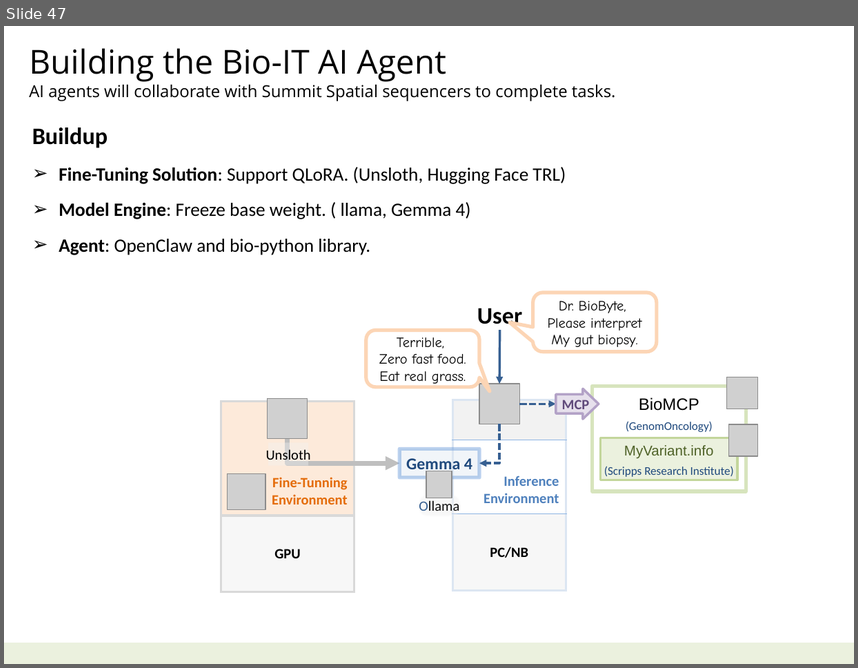
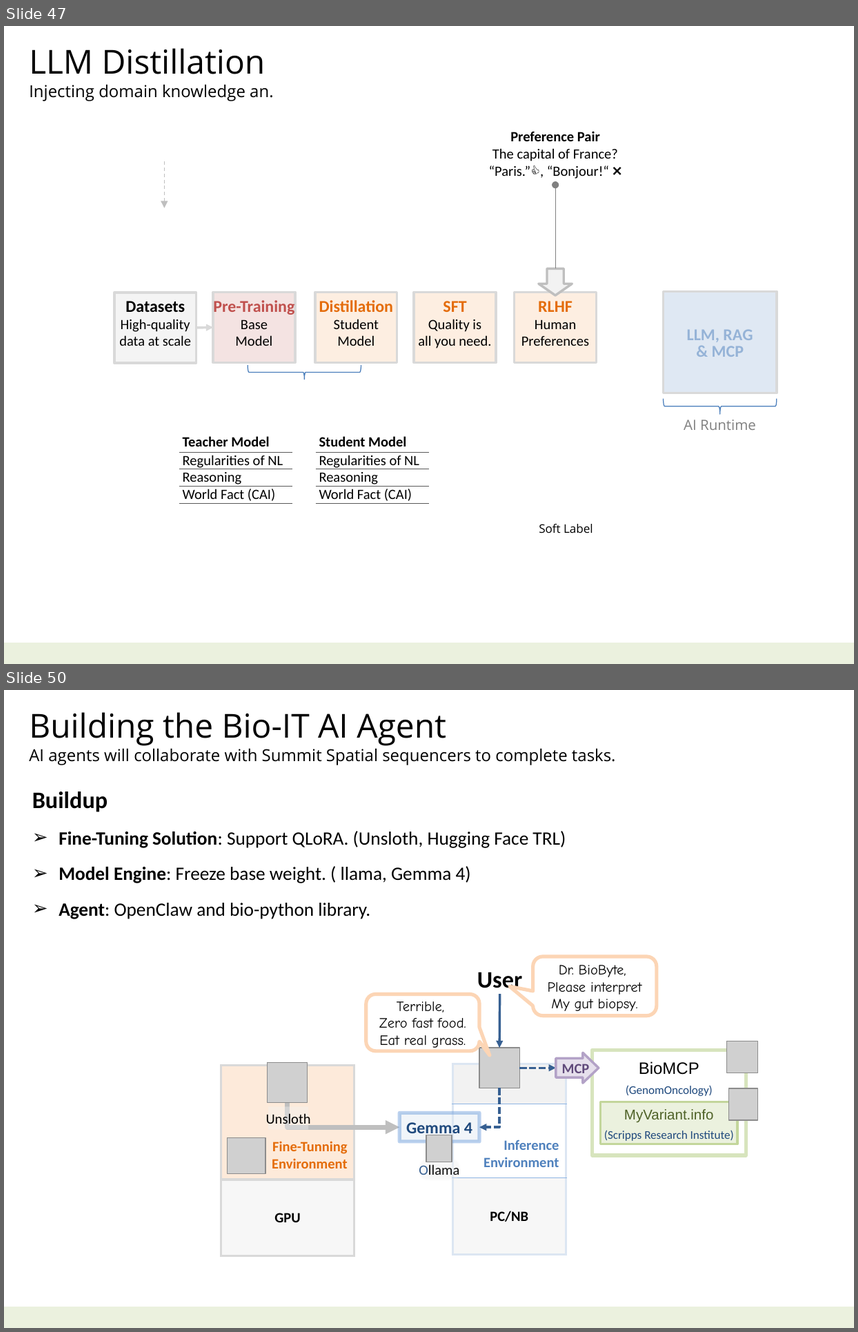
Before and after one commit to navibator/crazy-ai, a slide deck: ai.pptx. Shown one above the other, each under a label of ours: slide 47 before the commit, slides 47 and 50 after it; the slides between them are not shown. The pictures are 858x668 and 858x1332 pixels, drawn with LibreOffice and Linux fonts; fonts in the diff are those of the drawing; grey boxes stand for pictures. Boxes give left, top, right and bottom in pixels: in the first picture for what was removed or moved away, otherwise in the second. Text is boxed around its words. In the diff, an @@ line names an element or a change of style, - is before the commit and + after.

```diff
--- a/ai.pptx
+++ b/ai.pptx
@@ slide 47 added at [4,26,854,664], background #FFFFFF; not listed: 1 template element that a slide beside it also shows @@
@@ text added at [29,48,273,101], 14 pt, text #000000 @@
+LLM Distillation
+Injecting domain knowledge an.
@@ text added at [489,131,618,178], 12 pt, text #000000 @@
+Preference Pair
+The capital of France?
+“Paris.”👍, “Bonjour!“ ❌
@@ arrow added from (165, 161) to (165, 208), #BFBFBF 0.75 pt dashed @@
@@ arrow added from (556, 268) to (556, 185), #808080 0.75 pt @@
@@ down arrow added at [539,268,572,294], fill #F2F2F2, outline #BFBFBF 2 pt @@
@@ rectangle added at [114,292,196,363], fill #F2F2F2 at 80% opacity, outline #D9D9D9 2 pt, 12 pt, text #000000 @@
+Datasets
+High-quality
+data at scale
@@ rectangle added at [213,292,294,363], fill #F2DCDB at 80% opacity, outline #D9D9D9 2 pt, 14 pt, text #C0504D, bold @@
+Pre-Training
+Base
+Model
@@ rectangle added at [315,292,397,363], fill #FDEADA at 80% opacity, outline #D9D9D9 2 pt, 14 pt, text #E46C0A, bold @@
+Distillation
+Student
+Model
@@ rectangle added at [414,292,495,363], fill #FDEADA at 80% opacity, outline #D9D9D9 2 pt, 12 pt, text #000000 @@
+SFT
+Quality is
+all you need.
@@ rectangle added at [514,292,595,363], fill #FDEADA at 80% opacity, outline #D9D9D9 2 pt, 12 pt, text #000000 @@
+RLHF
+Human
+Preferences
@@ rectangle added at [664,291,777,392], fill #DCE6F2 at 90% opacity, outline #D9D9D9 2 pt, 14 pt, text #95B3D7, bold @@
+LLM, RAG
+& MCP
@@ arrow added from (196, 328) to (213, 327), #D9D9D9 2 pt @@
@@ right brace added at [248,364,361,379], outline #4B7EBC 0.75 pt @@
@@ right brace added at [663,398,776,413], outline #4B7EBC 0.75 pt @@
@@ table added at [179,432,292,503], 4 rows, 1 columns @@
+Teacher Model
+Regularities of NL
+Reasoning
+World Fact (CAI)
@@ table added at [316,432,429,503], 4 rows, 1 columns @@
+Student Model
+Regularities of NL
+Reasoning
+World Fact (CAI)
@@ text added at [684,419,756,430], 12 pt, text #808080 @@
+AI Runtime
@@ text added at [539,523,593,532], 10 pt, text #000000 @@
+Soft Label
@@ what was slide 47 is now slide 50 @@
```
Also in this commit, not shown: 2 slides changed, 3 other slides added, 1 slide removed.
